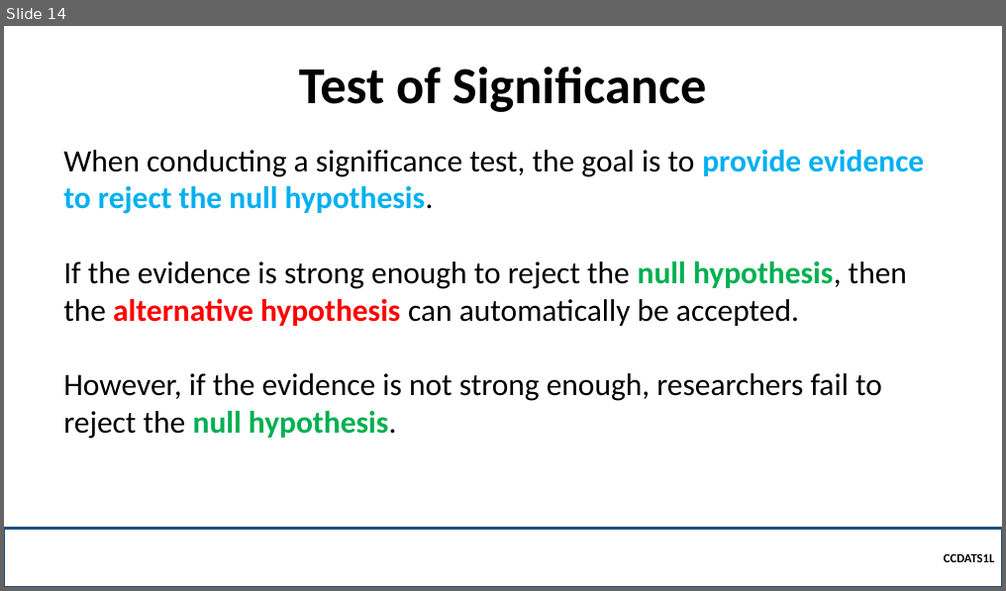
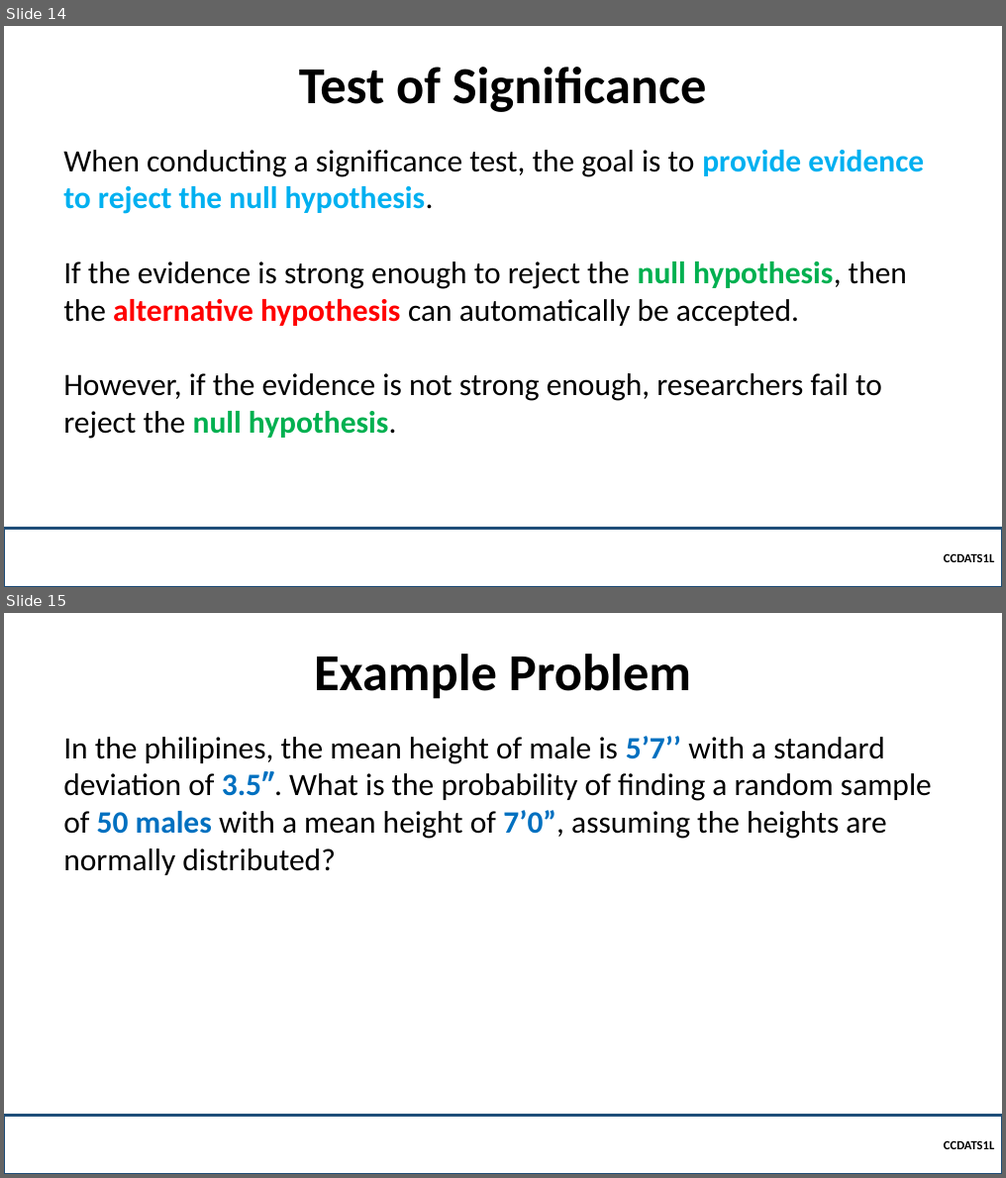
Before and after one commit to robitussin/CCDATS1L, a slide deck: week 10/Test of Significance.pptx. Shown one above the other, each under a label of ours: slide 14 before the commit, slides 14 and 15 after it. The pictures are 1006x591 and 1006x1178 pixels, drawn with LibreOffice and Linux fonts; fonts in the diff are those of the drawing; background and template pictures are left out. Boxes give left, top, right and bottom in pixels: in the first picture for what was removed or moved away, otherwise in the second. Text is boxed around its words. In the diff, an @@ line names an element or a change of style, - is before the commit and + after.

Commit message:
updated slide

```diff
--- a/week 10/Test of Significance.pptx
+++ b/week 10/Test of Significance.pptx
@@ slide 15 added at [4, 613, 1002, 1174], background picture (left out) @@
@@ title added at [314, 654, 691, 699], 50 pt, text #000000, bold @@
+Example Problem
@@ text added at [63, 736, 932, 875], 30 pt, text #000000 @@
+In the philipines, the mean height of male is 5’7’’ with a standard deviation of 3.5″. What is the probability of finding a random sample of 50 males with a mean height of 7’0”, assuming the heights are normally distributed?
@@ rectangle added at [4, 1115, 1002, 1174], outline #1F4E79 2.25 pt, 12 pt, text #000000, bold @@
+  CCDATS1L
```
Also in this commit, not shown: 4 other slides added, 1 other file.
